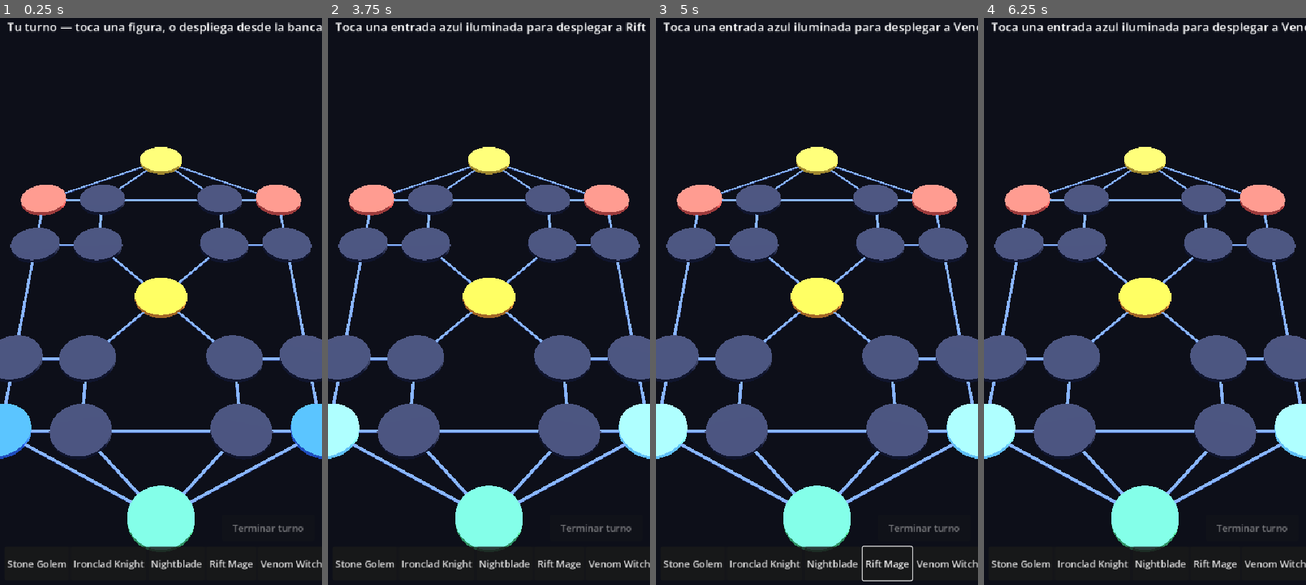
Above: before the commit, frames 1-4 (left to right).
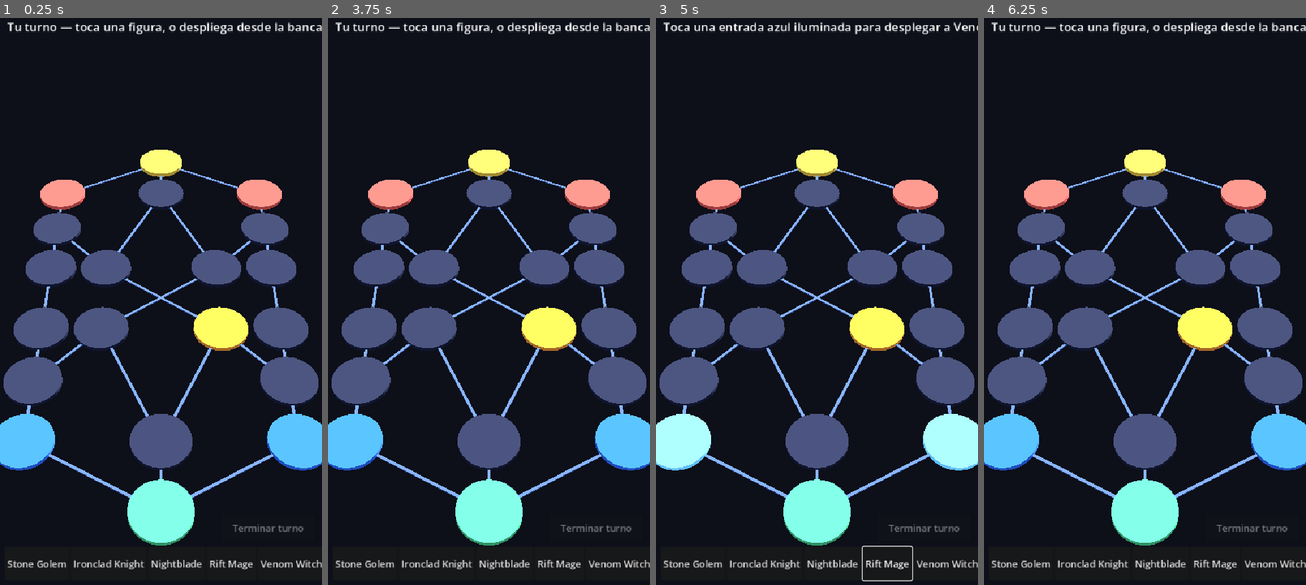
Above: after the commit, the same moments.

Repository: GStyleM562/NodeChess
Game: Godot game, scene res://scenes/board.tscn
The game is run twice, just before and just after one commit, with the same random seed, the same clock (stepped at 60 frames per second) and the same inputs.
Inputs (mouse positions are in pixels of both pictures, inside the frame that each line leads up to):
- Up to frame 1 (0.25 s): no input
- Up to frame 2 (3.75 s): click "Stone Golem" at 0.5 s; click "Ironclad Knight" at 1.25 s; click "Nightblade" at 2 s; click "Rift Mage" at 2.75 s; tap Enter at 3.5 s; move the mouse to (559, 267) at 3.52 s; hold Right from 3.53 s (still down); click (559, 267) at 3.67 s
- Up to frame 3 (5 s): tap Space at 3.77 s; move the mouse to (752, 329) at 4.27 s; release Right at 4.28 s; hold Left from 4.28 s (still down)
- Up to frame 4 (6.25 s): tap Space at 5 s; move the mouse to (1177, 171) at 5.02 s; release Left at 5.03 s; hold Right from 5.03 s (still down); move the mouse to (1128, 414) at 5.77 s; click (1128, 414) at 5.92 s

The runs differ from the first frame. In frame 1, 27% of the frame differs, in the area x 0-100%, y 22-94%; in frame 2, 29%, in the area x 0-100%, y 0-94%; in frame 3, 27%; in frame 4, 29%.

Commit message:
Map v3 (tall ~5x8, 20 nodes): long side rails, central X, connected goals, EVERY node <=3 connections (no 4-way hubs); add map-degree test

Diff:
--- a/game/scripts/MapData.gd
+++ b/game/scripts/MapData.gd
@@ -34,60 +34,60 @@
 		adj[b].append(a)
 
 func _build_duel() -> void:
-	# v2.0 — modelled on the Pokémon Duel standard board:
-	# 4 corner entrances, goals at top/bottom centre (beyond the corners), left/right
-	# rails, and a central X of diagonals. Player at the bottom (-z), enemy at the top.
-	var n0 := _add(Vector3(0.0, 0, -4.5))     # player goal
-	var n1 := _add(Vector3(-2.6, 0, -3.0))    # player entrance L (corner)
-	var n2 := _add(Vector3(2.6, 0, -3.0))     # player entrance R (corner)
-	var n3 := _add(Vector3(-1.3, 0, -3.0))    # bottom inner L
-	var n4 := _add(Vector3(1.3, 0, -3.0))     # bottom inner R
-	var n5 := _add(Vector3(-2.6, 0, -1.5))    # rail L lower
-	var n6 := _add(Vector3(2.6, 0, -1.5))     # rail R lower
-	var n7 := _add(Vector3(-1.3, 0, -1.5))    # centre-left lower
-	var n8 := _add(Vector3(1.3, 0, -1.5))     # centre-right lower
-	var n9 := _add(Vector3(0.0, 0, 0.0))      # CENTER (buff)
-	var n10 := _add(Vector3(-1.3, 0, 1.5))    # centre-left upper
-	var n11 := _add(Vector3(1.3, 0, 1.5))     # centre-right upper
-	var n12 := _add(Vector3(-2.6, 0, 1.5))    # rail L upper
-	var n13 := _add(Vector3(2.6, 0, 1.5))     # rail R upper
-	var n14 := _add(Vector3(-1.3, 0, 3.0))    # top inner L
-	var n15 := _add(Vector3(1.3, 0, 3.0))     # top inner R
-	var n16 := _add(Vector3(-2.6, 0, 3.0))    # enemy entrance L (corner)
-	var n17 := _add(Vector3(2.6, 0, 3.0))     # enemy entrance R (corner)
-	var n18 := _add(Vector3(0.0, 0, 4.5))     # enemy goal
+	# v3 — Pokémon-Duel philosophy, tall (~5 cols × 8 rows). Long side RAILS,
+	# a central X of diagonals (no 4-way hub), connected goals, and EVERY node has
+	# at most 3 connections. Player at the bottom (-z), enemy at the top (+z).
+	var n0 := _add(Vector3(0.0, 0, -4.4))     # player goal
+	var n1 := _add(Vector3(-2.2, 0, -3.2))    # player entrance L (corner)
+	var n2 := _add(Vector3(2.2, 0, -3.2))     # player entrance R (corner)
+	var n3 := _add(Vector3(0.0, 0, -3.2))     # bottom centre
+	var n4 := _add(Vector3(-2.2, 0, -2.0))    # rail L 1
+	var n5 := _add(Vector3(2.2, 0, -2.0))     # rail R 1
+	var n6 := _add(Vector3(-2.2, 0, -0.8))    # rail L 2
+	var n7 := _add(Vector3(2.2, 0, -0.8))     # rail R 2
+	var n8 := _add(Vector3(-1.1, 0, -0.8))    # inner L lower
+	var n9 := _add(Vector3(1.1, 0, -0.8))     # inner R lower
+	var n10 := _add(Vector3(-1.1, 0, 0.8))    # inner L upper
+	var n11 := _add(Vector3(1.1, 0, 0.8))     # inner R upper
+	var n12 := _add(Vector3(-2.2, 0, 0.8))    # rail L 3
+	var n13 := _add(Vector3(2.2, 0, 0.8))     # rail R 3
+	var n14 := _add(Vector3(-2.2, 0, 2.0))    # rail L 4
+	var n15 := _add(Vector3(2.2, 0, 2.0))     # rail R 4
+	var n16 := _add(Vector3(0.0, 0, 3.2))     # top centre
+	var n17 := _add(Vector3(-2.2, 0, 3.2))    # enemy entrance L (corner)
+	var n18 := _add(Vector3(2.2, 0, 3.2))     # enemy entrance R (corner)
+	var n19 := _add(Vector3(0.0, 0, 4.4))     # enemy goal
 
 	var edges := [
-		# player goal + bottom edge
-		[n0, n1], [n0, n2], [n0, n3], [n0, n4], [n1, n3], [n3, n4], [n4, n2],
-		# rails down->mid, inner down->mid
-		[n1, n5], [n2, n6], [n3, n7], [n4, n8],
-		[n5, n7], [n6, n8],
-		# rails through to the upper half (flanking routes)
-		[n5, n12], [n6, n13],
-		# central X (two crossing diagonals through the centre)
-		[n7, n9], [n8, n9], [n9, n10], [n9, n11],
-		# enemy half (mirror)
-		[n10, n12], [n11, n13], [n10, n14], [n11, n15],
-		[n12, n16], [n13, n17],
-		[n14, n16], [n14, n15], [n15, n17],
-		[n18, n16], [n18, n17], [n18, n14], [n18, n15],
+		# goals (each degree 3)
+		[n0, n1], [n0, n2], [n0, n3], [n19, n16], [n19, n17], [n19, n18],
+		# bottom / top centre branch to the inner nodes
+		[n3, n8], [n3, n9], [n16, n10], [n16, n11],
+		# LONG left rail: PeL-L1-L2-L3-L4-EeL
+		[n1, n4], [n4, n6], [n6, n12], [n12, n14], [n14, n17],
+		# LONG right rail: PeR-R1-R2-R3-R4-EeR
+		[n2, n5], [n5, n7], [n7, n13], [n13, n15], [n15, n18],
+		# inner nodes hook into the rails
+		[n8, n4], [n9, n5], [n10, n14], [n11, n15],
+		# central X (two crossing diagonals; no node at the crossing -> no degree 4)
+		[n8, n11], [n9, n10],
 	]
 	for e in edges:
 		_edge(e[0], e[1])
 
 	goal_player = n0
-	goal_enemy = n18
+	goal_enemy = n19
 	nodes[n0]["role"] = "goal_player"
-	nodes[n18]["role"] = "goal_enemy"
+	nodes[n19]["role"] = "goal_enemy"
 	entrances_player = [n1, n2]
-	entrances_enemy = [n16, n17]
+	entrances_enemy = [n17, n18]
 	nodes[n1]["role"] = "entrance_player"
 	nodes[n2]["role"] = "entrance_player"
-	nodes[n16]["role"] = "entrance_enemy"
 	nodes[n17]["role"] = "entrance_enemy"
-	nodes[n9]["role"] = "buff"
-	buffs = [n9]
+	nodes[n18]["role"] = "entrance_enemy"
+	# buff at an inner node (no central hub node exists now)
+	nodes[n8]["role"] = "buff"
+	buffs = [n8]
 
 ## BFS reachable distances from `start` up to `steps`, treating `blocked` ids as
 ## impassable (cannot move through or onto them).
--- a/game/tools/test_engine.gd
+++ b/game/tools/test_engine.gd
@@ -6,15 +6,34 @@
 	_test_resolver()
 	_test_outcome()
 	_test_effects()
+	_test_map()
 	_test_surround()
 	_test_game()
 	quit()
+
+func _test_map() -> void:
+	print("== map (degrees) ==")
+	var m := MapData.new()
+	var max_deg := 0
+	var d3 := 0
+	var d2 := 0
+	for id in m.adj.keys():
+		var d: int = m.adj[id].size()
+		max_deg = maxi(max_deg, d)
+		if d == 3:
+			d3 += 1
+		elif d == 2:
+			d2 += 1
+	print("  nodes=%d  max_degree=%d  degree3=%d  degree2=%d" % [m.nodes.size(), max_deg, d3, d2])
+	_expect_b("no node has 4+ connections", max_deg <= 3, true)
+	_expect_b("player goal connected", m.adj[m.goal_player].size() > 0, true)
+	_expect_b("enemy goal connected", m.adj[m.goal_enemy].size() > 0, true)
 
 func _test_surround() -> void:
 	print("== surround KO + KO-bench return ==")
 	var gs := GameState.new(MapData.new())
 	# Pick a node and fill ALL its neighbours with enemies of the occupant.
-	var center := 7   # centre-left lower node (degree 3) in the duel map
+	var center := 8   # inner-left node (degree 3) in the duel map
 	var nbs: Array = gs.map.adj[center]
 	var e := gs.add_to_bench("enemy", 0)
 	gs.deploy(e, center)
Not shown, changed: game/README.md
